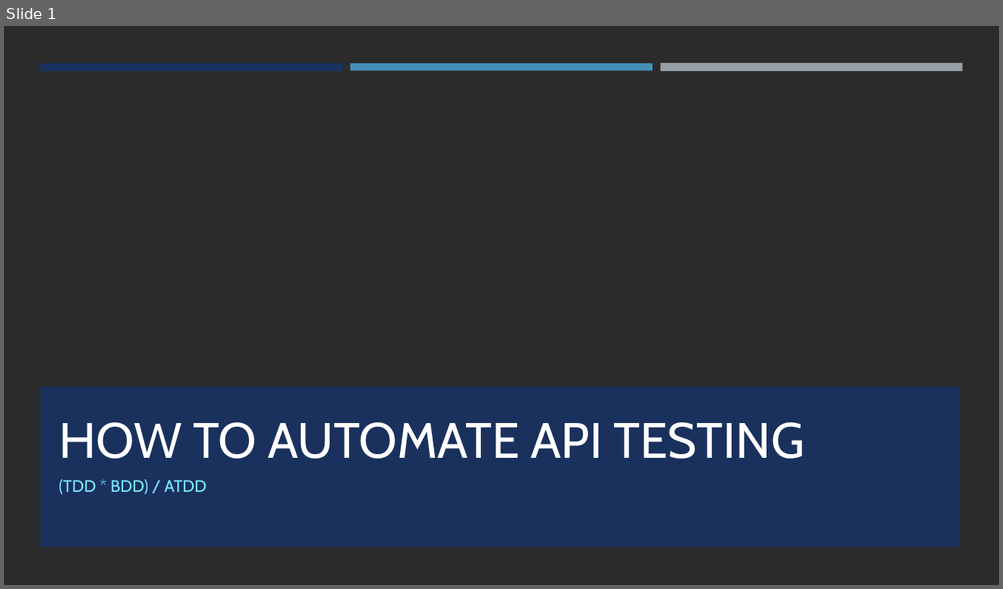
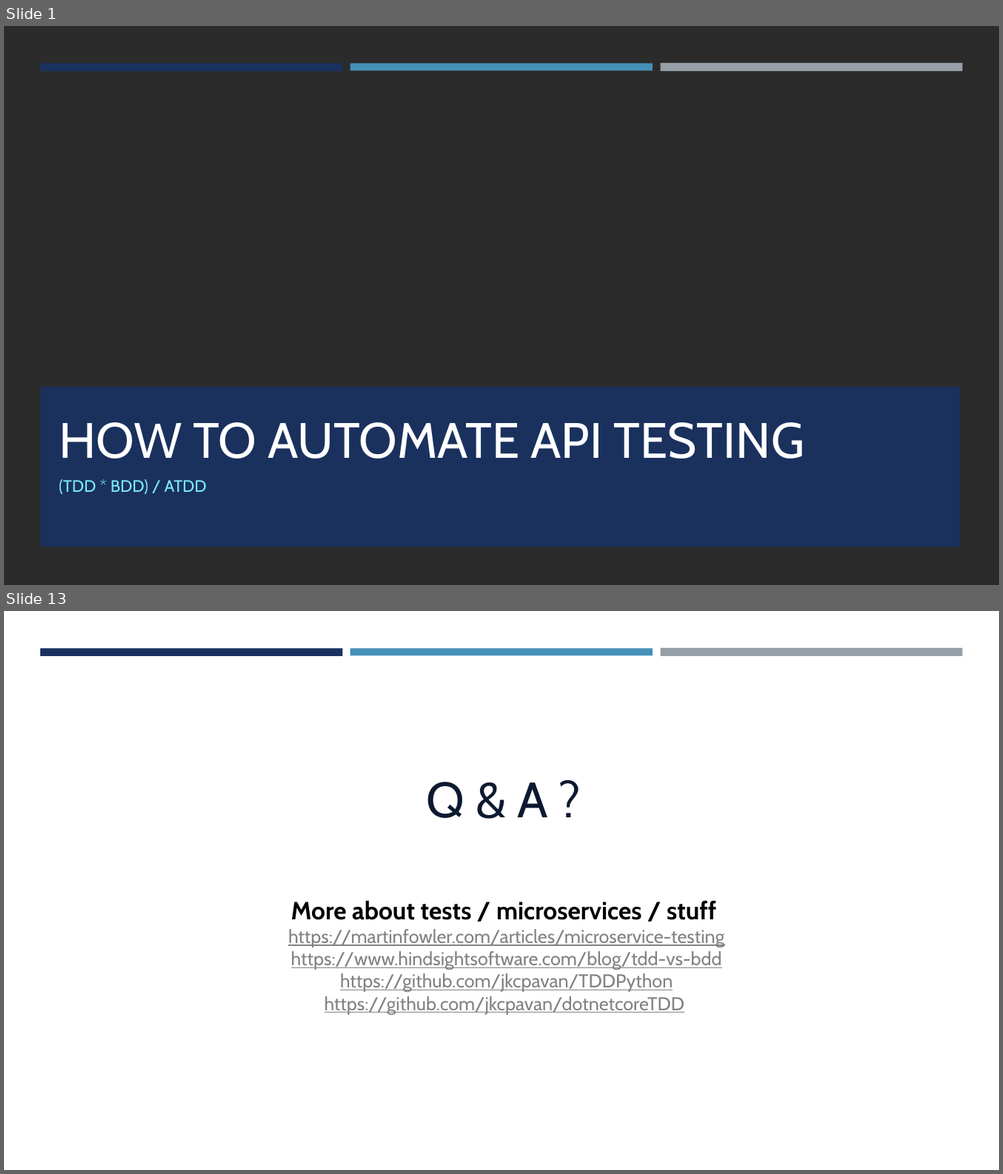
Before and after one commit to jkcpavan/coreTDD, a slide deck: How to Automate API Testing.pptx. Shown one above the other, each under a label of ours: slide 1 before the commit, slides 1 and 13 after it; the slides between them are not shown. The pictures are 1003x589 and 1003x1174 pixels, drawn with LibreOffice and Linux fonts; fonts in the diff are those of the drawing; background and template pictures are left out; a plain dark background stands for a picture behind light text. Boxes give left, top, right and bottom in pixels: in the first picture for what was removed or moved away, otherwise in the second. Text is boxed around its words. In the diff, an @@ line names an element or a change of style, - is before the commit and + after.

```diff
--- a/How to Automate API Testing.pptx
+++ b/How to Automate API Testing.pptx
@@ slide 13 added at (4, 611, 999, 1170), background #FFFFFF @@
@@ rectangle added at (40, 648, 343, 655), fill #1A3260 @@
@@ rectangle added at (350, 648, 652, 655), fill #4590B8 @@
@@ rectangle added at (660, 648, 962, 657), fill #969FA7 @@
@@ text added at (427, 782, 547, 818), 48 pt, text #0D1930 @@
+Q & A ?
@@ text added at (288, 900, 724, 1015), 18 pt, text #828282, underline @@
+More about tests / microservices / stuff
+https://martinfowler.com/articles/microservice-testing
+https://www.hindsightsoftware.com/blog/tdd-vs-bdd
+https://github.com/jkcpavan/TDDPython
+https://github.com/jkcpavan/dotnetcoreTDD
```
Also in this commit, not shown: 12 other slides added, 4 slides removed.
